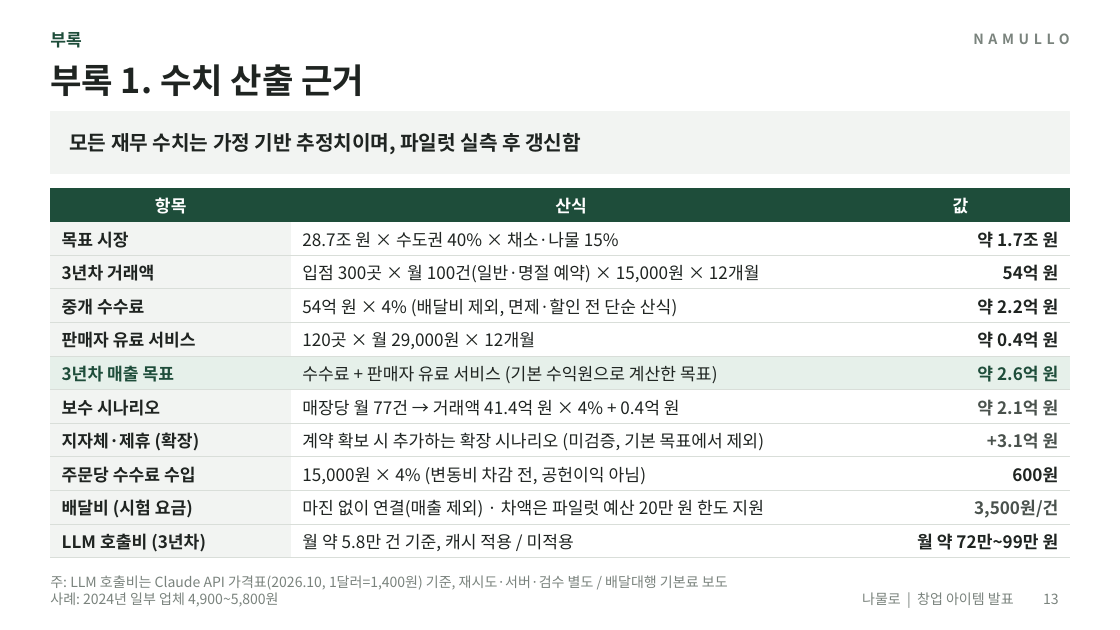
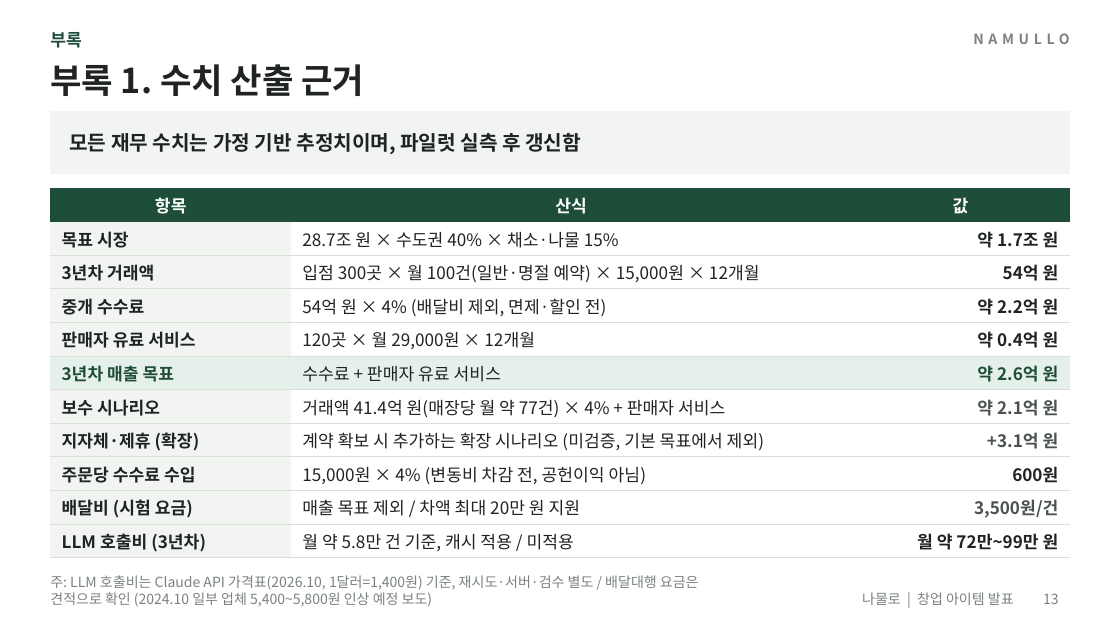
Before and after one commit to yonghoon7153-source/Yonghoon-DEM-DFT, a slide deck: slide 13 of namul-platform/02_발표자료_나물로.pptx. Drawn at 1120x630 pixels with LibreOffice and Linux fonts; fonts in the diff are those of the drawing. Boxes give left, top, right and bottom in pixels: in the first picture for what was removed or moved away, otherwise in the second. Text is boxed around its words. In the diff, an @@ line names an element or a change of style, - is before the commit and + after.

```diff
--- a/namul-platform/02_발표자료_나물로.pptx
+++ b/namul-platform/02_발표자료_나물로.pptx
@@ table at bbox=[50, 188, 1070, 556] @@
-row 4, column 2: 54억 원 × 4% (배달비 제외, 면제·할인 전 단순 산식)
+row 4, column 2: 54억 원 × 4% (배달비 제외, 면제·할인 전)
-row 6, column 2: 수수료 + 판매자 유료 서비스 (기본 수익원으로 계산한 목표)
+row 6, column 2: 수수료 + 판매자 유료 서비스
-row 7, column 2: 매장당 월 77건 → 거래액 41.4억 원 × 4% + 0.4억 원
+row 7, column 2: 거래액 41.4억 원(매장당 월 약 77건) × 4% + 판매자 서비스
-row 10, column 2: 마진 없이 연결(매출 제외) · 차액은 파일럿 예산 20만 원 한도 지원
+row 10, column 2: 매출 목표 제외 / 차액 최대 20만 원 지원
@@ text at bbox=[50, 575, 699, 607]: text changed @@
-주: LLM 호출비는 Claude API 가격표(2026.10, 1달러=1,400원) 기준, 재시도·서버·검수 별도 / 배달대행 기본료 보도 사례: 2024년 일부 업체 4,900~5,800원
+주: LLM 호출비는 Claude API 가격표(2026.10, 1달러=1,400원) 기준, 재시도·서버·검수 별도 / 배달대행 요금은 견적으로 확인 (2024.10 일부 업체 5,400~5,800원 인상 예정 보도)
```
Also in this commit, not shown: 5 other slides changed, 14 other files.
